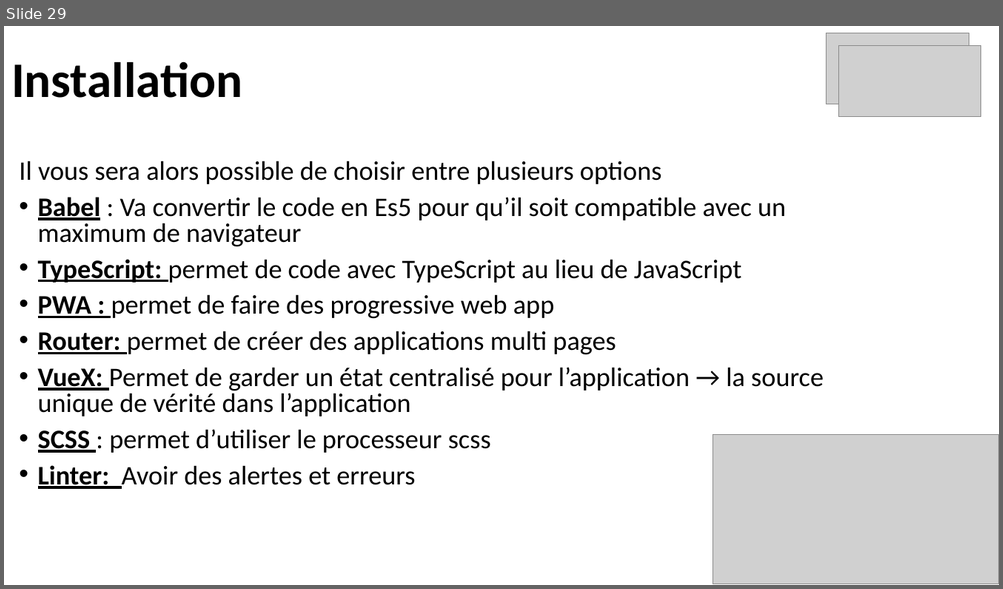
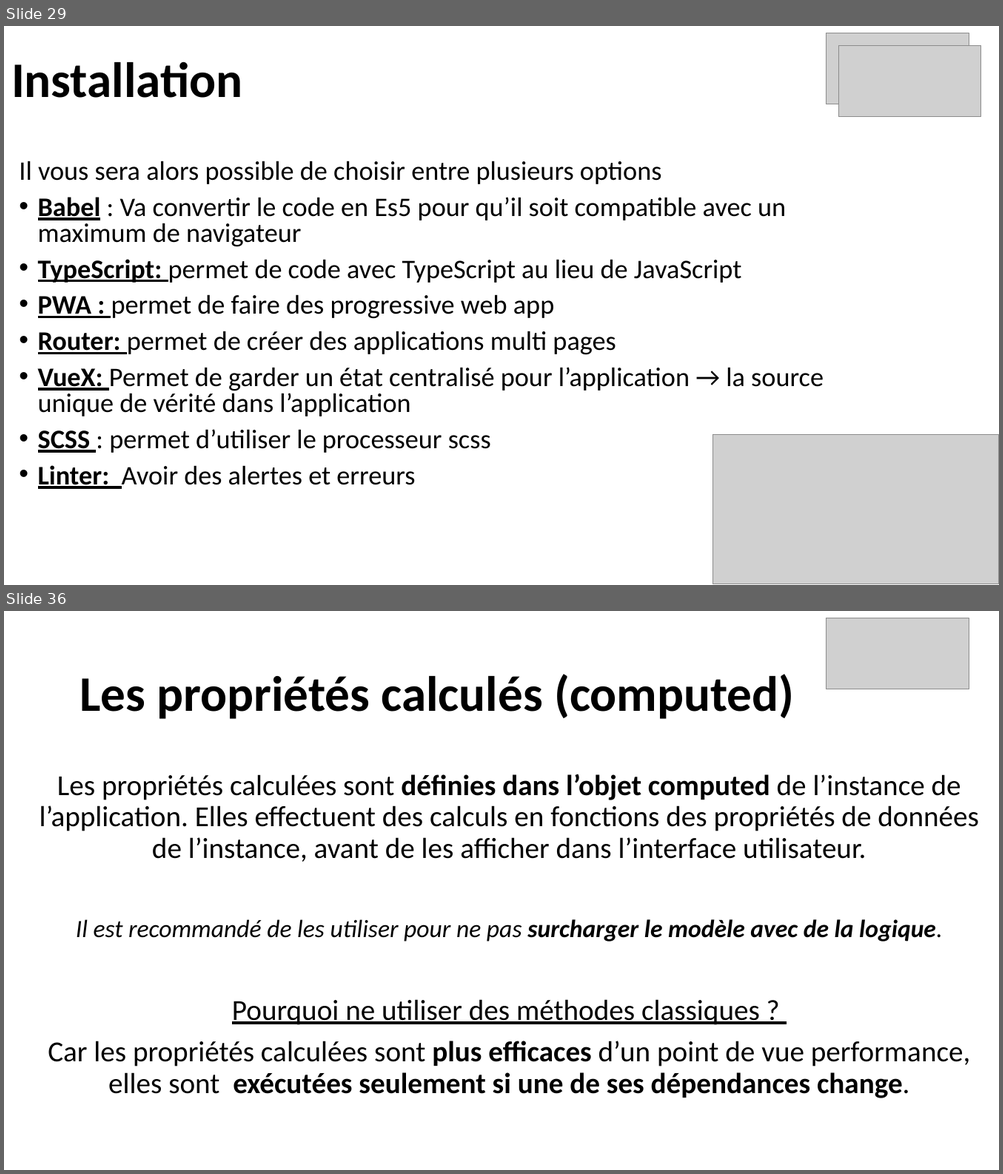
Before and after one commit to ArMb57/vueJs, a slide deck: cours.pptx. Shown one above the other, each under a label of ours: slide 29 before the commit, slides 29 and 36 after it; the slides between them are not shown. The pictures are 1003x589 and 1003x1174 pixels, drawn with LibreOffice and Linux fonts; fonts in the diff are those of the drawing; grey boxes stand for pictures. Boxes give left, top, right and bottom in pixels: in the first picture for what was removed or moved away, otherwise in the second. Text is boxed around its words. In the diff, an @@ line names an element or a change of style, - is before the commit and + after.

```diff
--- a/cours.pptx
+++ b/cours.pptx
@@ slide 36 added at [4,611,999,1170], background #FFFFFF @@
@@ picture added at [826,618,969,689] @@
@@ title added at [79,674,794,719], 48 pt, text #000000, bold @@
+Les propriétés calculés (computed)
@@ text added at [40,774,979,1099], 28 pt, text #000000 @@
+Les propriétés calculées sont définies dans l’objet computed de l’instance de l’application. Elles effectuent des calculs en fonctions des propriétés de données de l’instance, avant de les afficher dans l’interface utilisateur.
+Il est recommandé de les utiliser pour ne pas surcharger le modèle avec de la logique.
+Pourquoi ne utiliser des méthodes classiques ?
+Car les propriétés calculées sont plus efficaces d’un point de vue performance, elles sont exécutées seulement si une de ses dépendances change.
```
Also in this commit, not shown: 49 other slides added.
